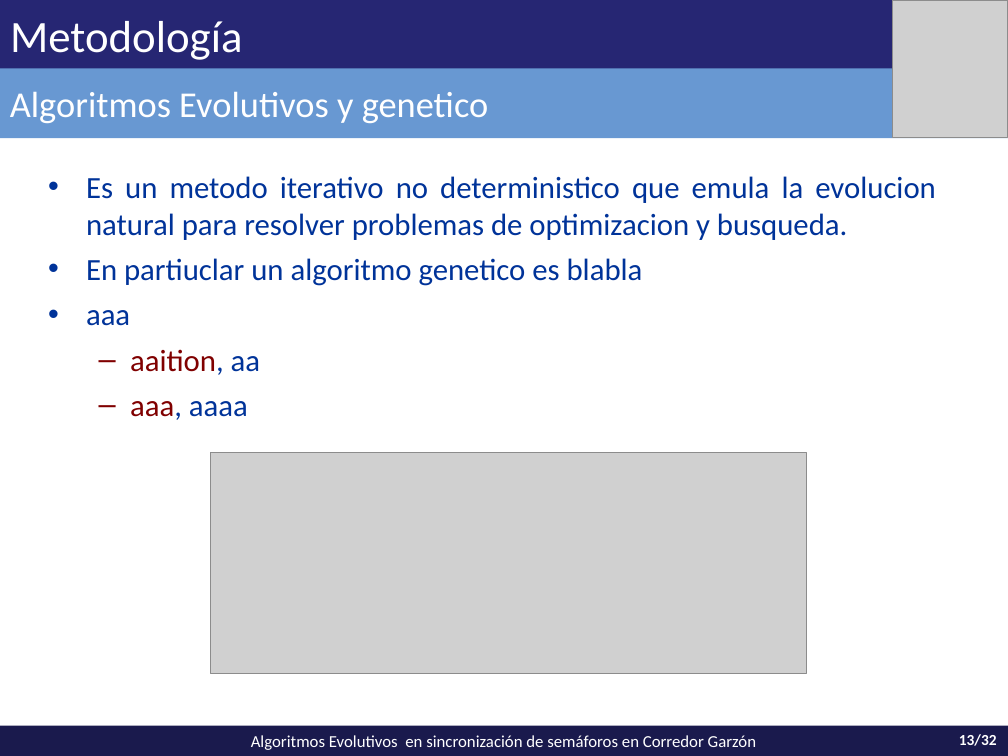
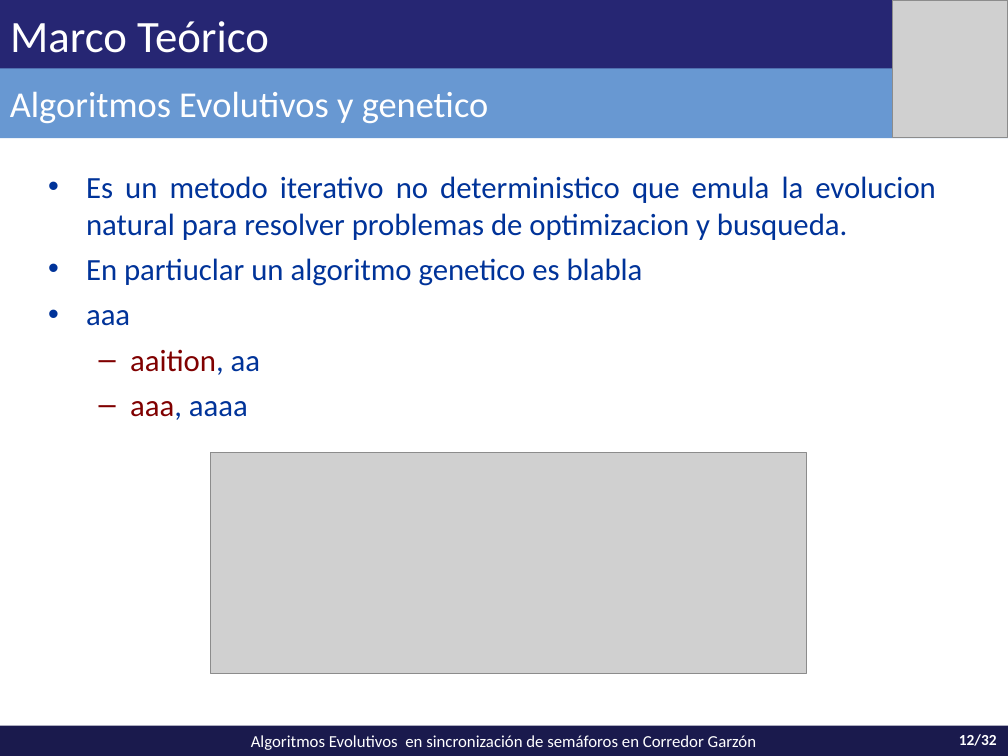
Before and after one commit to vitogit/proyecto-grado-garzon-2014, a slide deck: slide 12 of presentacion/Presentacion Garzon.pptx (slide 13 before the commit). Drawn at 1008x756 pixels with LibreOffice and Linux fonts; fonts in the diff are those of the drawing; grey boxes stand for pictures. Boxes give left, top, right and bottom in pixels: in the first picture for what was removed or moved away, otherwise in the second. Text is boxed around its words. In the diff, an @@ line names an element or a change of style, - is before the commit and + after.

```diff
--- a/presentacion/Presentacion Garzon.pptx
+++ b/presentacion/Presentacion Garzon.pptx
@@ title at box(10, 21, 269, 53): text changed @@
-Metodología
+Marco Teórico
@@ page number at box(959, 734, 997, 746): text changed @@
-13/32
+12/32
```
Also in this commit, not shown: 13 other slides changed, 8 slides added, 4 slides removed, 1 other file.
